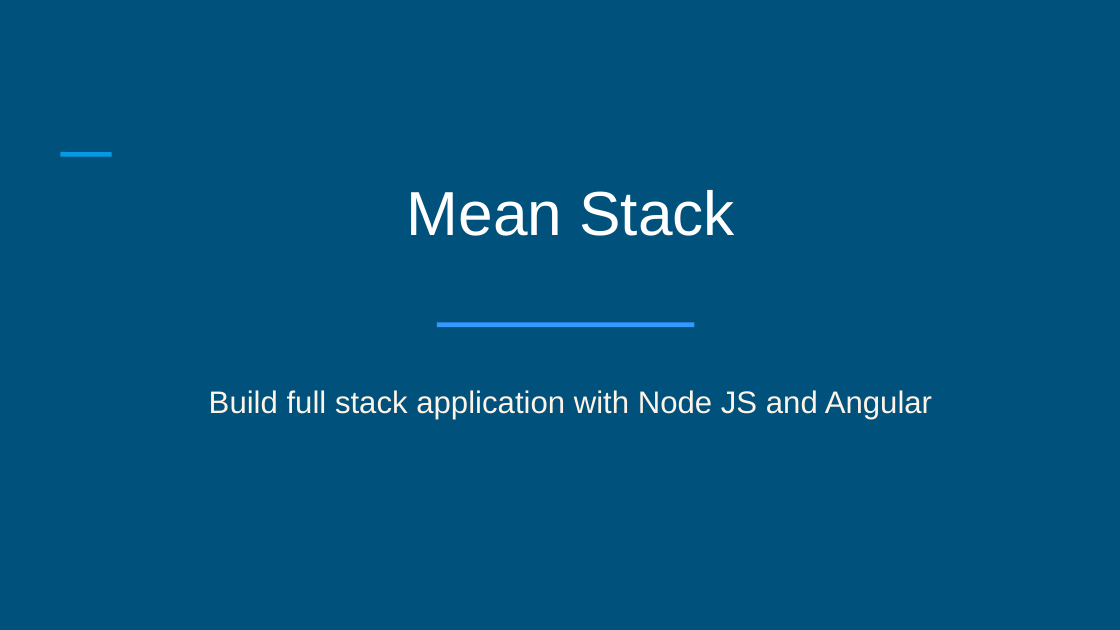
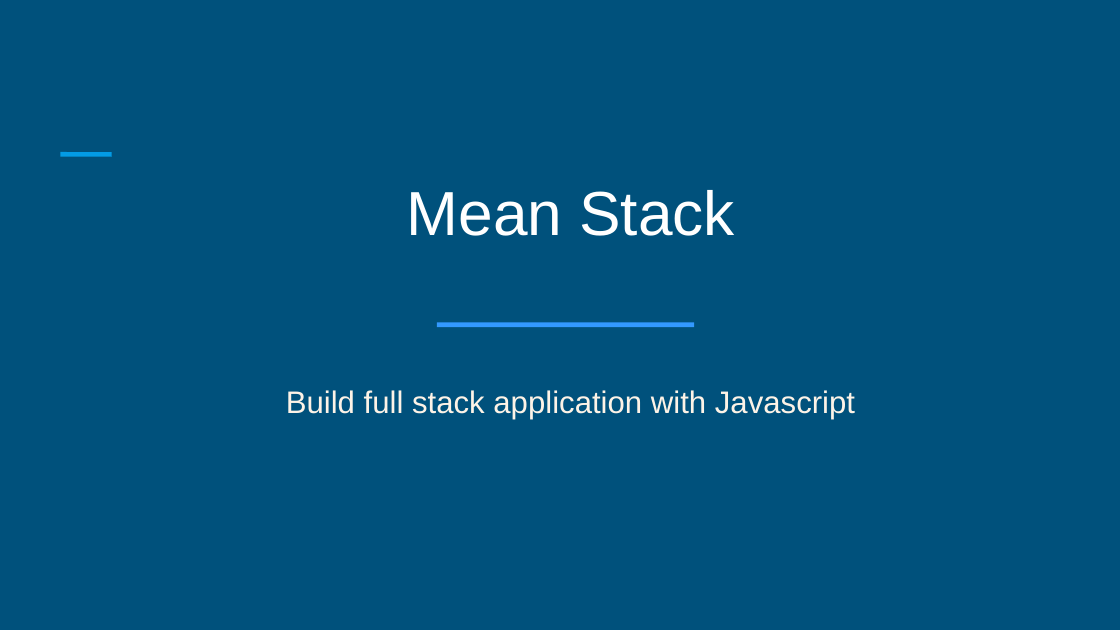
Before and after one commit to keylink/mean-stack, a slide deck: slide 1 of docs/mean.pptx. Drawn at 1120x630 pixels with LibreOffice and Linux fonts; fonts in the diff are those of the drawing. Boxes give left, top, right and bottom in pixels: in the first picture for what was removed or moved away, otherwise in the second. Text is boxed around its words. In the diff, an @@ line names an element or a change of style, - is before the commit and + after.

```diff
--- a/docs/mean.pptx
+++ b/docs/mean.pptx
@@ text at (286,390,855,419): text changed @@
-Build full stack application with Node JS and Angular
+Build full stack application with Javascript
```
Also in this commit, not shown: 1 other slide changed, 17 slides added, 34 slides removed, 3 other files.
